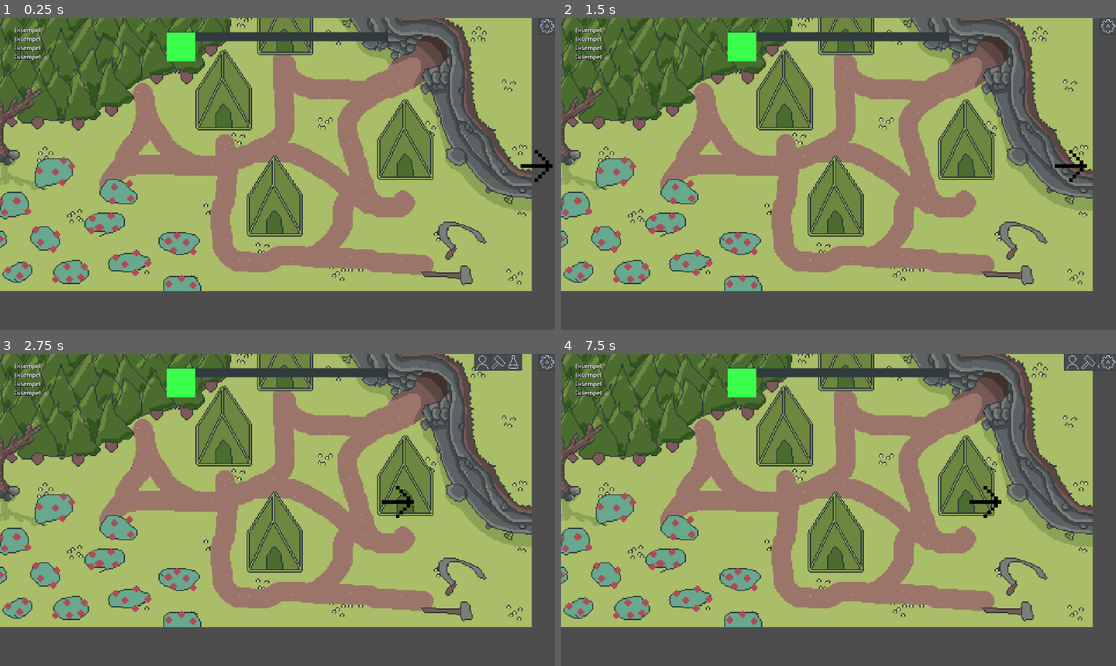
Above: before the commit, frames 1-4 (two rows, left to right).
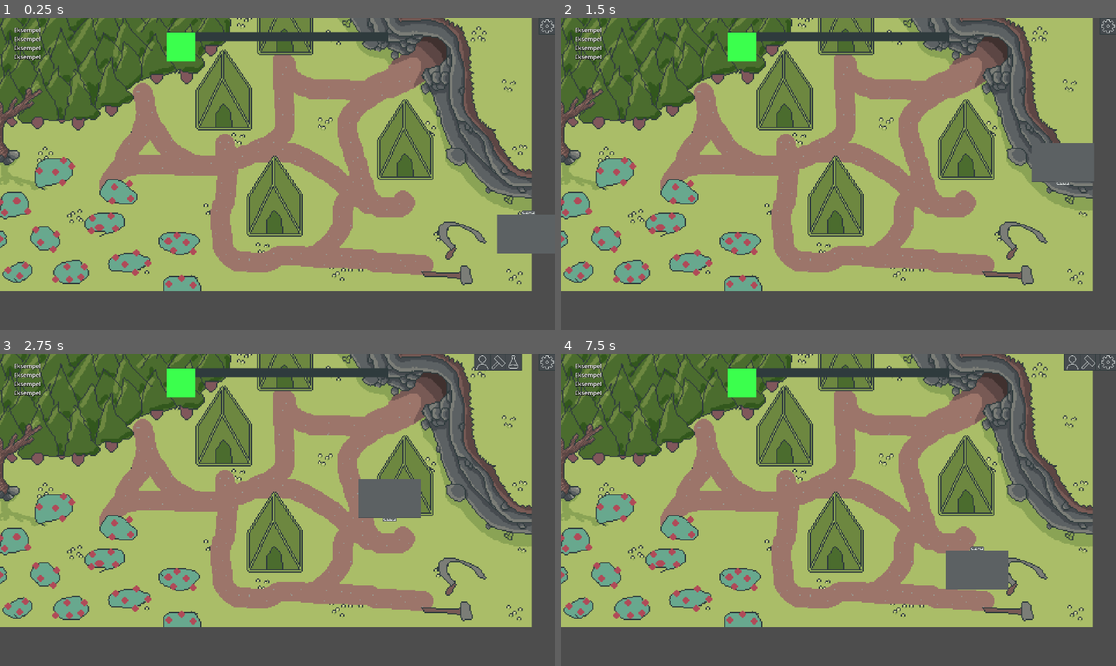
Above: after the commit, the same moments.

Repository: Lueegee1/EksamenDDU
Game: Godot game, scene res://Scenes/Root.tscn
The game is run twice, just before and just after one commit, with the same random seed, the same clock (stepped at 60 frames per second) and the same inputs. The engine's default icon, where the game draws it, is replaced by a stand-in: a white triangle on a blue panel in a dark square.
Inputs (mouse positions are in pixels of both pictures, inside the frame that each line leads up to; where the layout moved, square brackets give the same spot in the first picture):
- Up to frame 1 (0.25 s): no input
- Up to frame 2 (1.5 s): click (1110, 27) at 0.5 s; click (1088, 198) [1099, 164] at 1.25 s
- Up to frame 3 (2.75 s): click (538, 363) at 2 s
- Up to frame 4 (7.5 s): click (1060, 363) at 2.75 s; click (1077, 363) at 3.5 s; click (1043, 363) at 4.25 s; click (1060, 363) at 5 s; click (1077, 363) at 5.75 s; click (1110, 363) at 6.5 s; click (949, 534) [960, 500] at 7.25 s

The runs differ from the first frame. In frame 1, 1.0% of the frame differs, in the area x 89-100%, y 42-76%; in frame 2, 0.8%; in frame 3, 1.4%; in frame 4, 1.6%, in the area x 69-81%, y 42-76%.
Error in both runs: Invalid assignment of property or key 'GameManager' with value of type 'Node2D (GameManager.gd)' on a base object of type 'Nil'. (res://Scripts/GameManager.gd:…

Commit message:
added menu sprite

Diff:
--- a/ddu-eksamen/Scenes/Game.tscn
+++ b/ddu-eksamen/Scenes/Game.tscn
@@ -21,7 +21,7 @@
 [ext_resource type="Texture2D" uid="uid://b024y86uuq6qs" path="res://Assets/temp files/buttons/Sprite-0003-Sheet-Sheet5.png" id="18_0iyqm"]
 [ext_resource type="Texture2D" uid="uid://dno26u0libpru" path="res://Assets/temp files/buttons/Sprite-0003-Sheet7.png" id="19_jn8rg"]
 [ext_resource type="Texture2D" uid="uid://bronxu1ra3c4l" path="res://Assets/temp files/buttons/Sprite-0003-Sheet-Sheet7.png" id="20_umnjm"]
-[ext_resource type="Texture2D" uid="uid://dvowenexx3puy" path="res://Assets/temp files/buttons/Arrowplaceholder.png" id="21_vvhu1"]
+[ext_resource type="Texture2D" uid="uid://bxc0yojrr50wf" path="res://Assets/temp files/menu.com - Copy.png" id="21_18uti"]
 [ext_resource type="LabelSettings" uid="uid://coa0fwh54ygsy" path="res://Assets/Label_settings.tres" id="22_18uti"]
 [ext_resource type="Texture2D" uid="uid://cksnss8odk8hf" path="res://Assets/GroundBase.png" id="23_4eqlp"]
 [ext_resource type="Texture2D" uid="uid://baraxxl2mqxgd" path="res://Assets/PathBase.png" id="24_18uti"]
@@ -233,7 +233,7 @@
 offset_bottom = 200.0
 rotation = 1.5707964
 scale = Vector2(0.2, 0.2)
-texture_normal = ExtResource("21_vvhu1")
+texture_normal = ExtResource("21_18uti")
 
 [node name="RootMenu" type="Control" parent="UI" unique_id=2022202983]
 layout_mode = 3
Binary file added: ddu-eksamen/Assets/temp files/menu.com - Copy.png
Not shown, added: ddu-eksamen/Assets/temp files/menu.com - Copy.png.import
